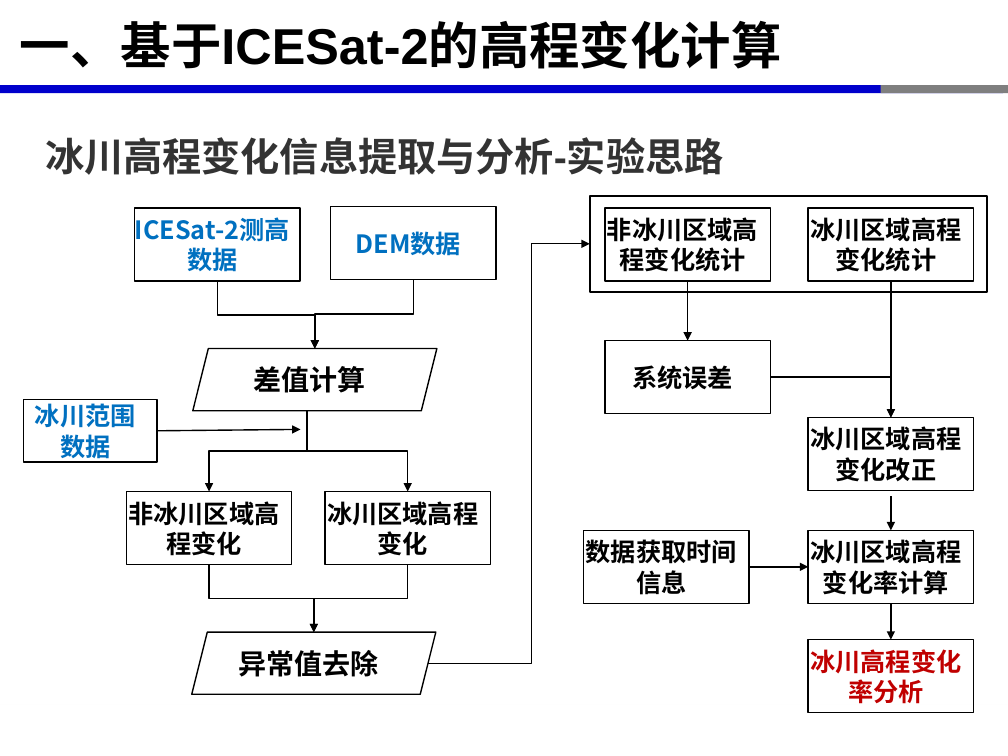
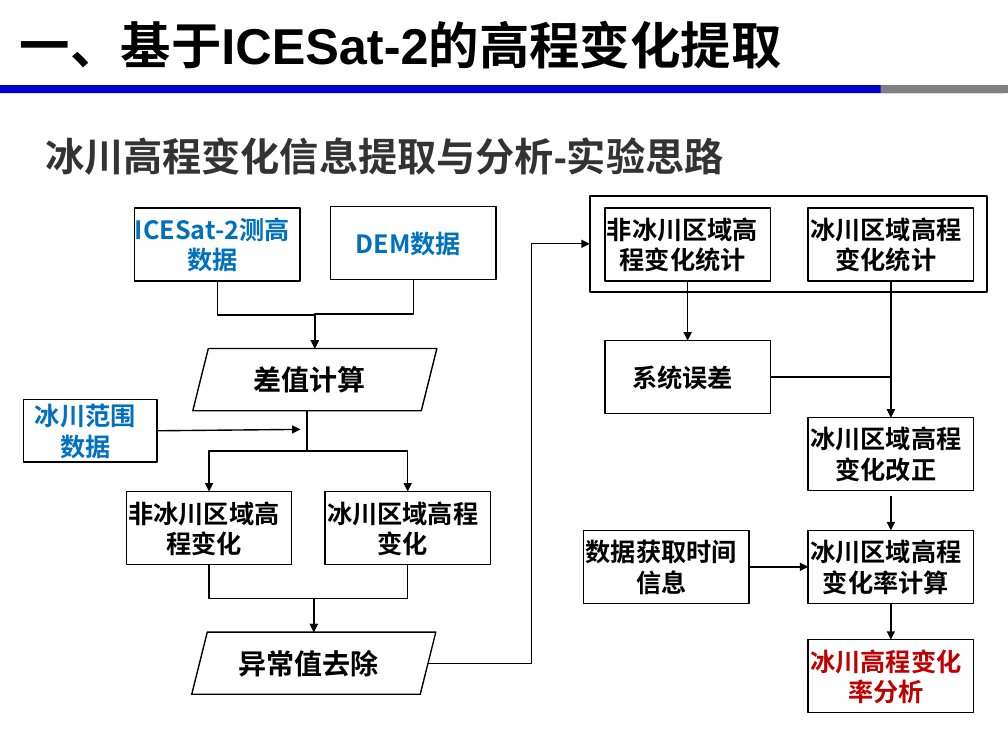
Before and after one commit to xinluo2018/satellite-altimetry-course, a slide deck: slide 2 of 第5章-星载激光测高应用-12学时/第6节-ICESat-2数据冰川高程变化分析-2学时.pptx (slide 4 before the commit). Drawn at 1008x756 pixels with LibreOffice and Linux fonts; fonts in the diff are those of the drawing. Boxes give left, top, right and bottom in pixels: in the first picture for what was removed or moved away, otherwise in the second. Text is boxed around its words. In the diff, an @@ line names an element or a change of style, - is before the commit and + after.

```diff
--- a/第5章-星载激光测高应用-12学时/第6节-ICESat-2数据冰川高程变化分析-2学时.pptx
+++ b/第5章-星载激光测高应用-12学时/第6节-ICESat-2数据冰川高程变化分析-2学时.pptx
@@ title at bbox=[20, 20, 782, 69]: text changed @@
-一、基于ICESat-2的高程变化计算
+一、基于ICESat-2的高程变化提取
```
Also in this commit, not shown: 3 other slides changed, 1 slide added, 2 slides removed, 12 other files.
